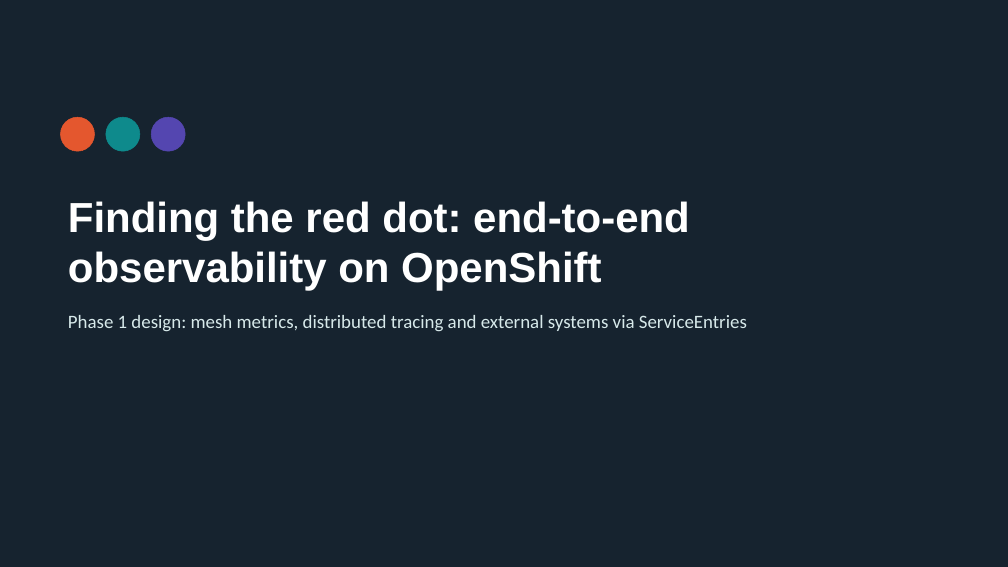
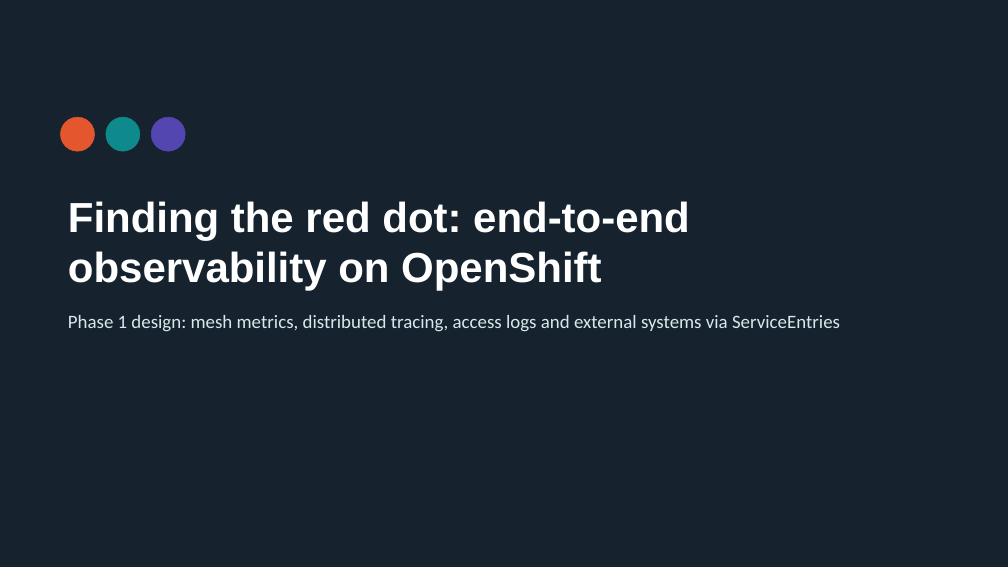
Before and after one commit to canpolatoral/monitoring-poc, a slide deck: slide 1 of docs/e2e_observability_design.pptx. Drawn at 1008x567 pixels with LibreOffice and Linux fonts; fonts in the diff are those of the drawing. Boxes give left, top, right and bottom in pixels: in the first picture for what was removed or moved away, otherwise in the second. Text is boxed around its words. In the diff, an @@ line names an element or a change of style, - is before the commit and + after.

```diff
--- a/docs/e2e_observability_design.pptx
+++ b/docs/e2e_observability_design.pptx
@@ text at box(68, 315, 840, 332): text changed @@
-Phase 1 design: mesh metrics, distributed tracing and external systems via ServiceEntries
+Phase 1 design: mesh metrics, distributed tracing, access logs and external systems via ServiceEntries
```
Also in this commit, not shown: 5 other slides changed.
